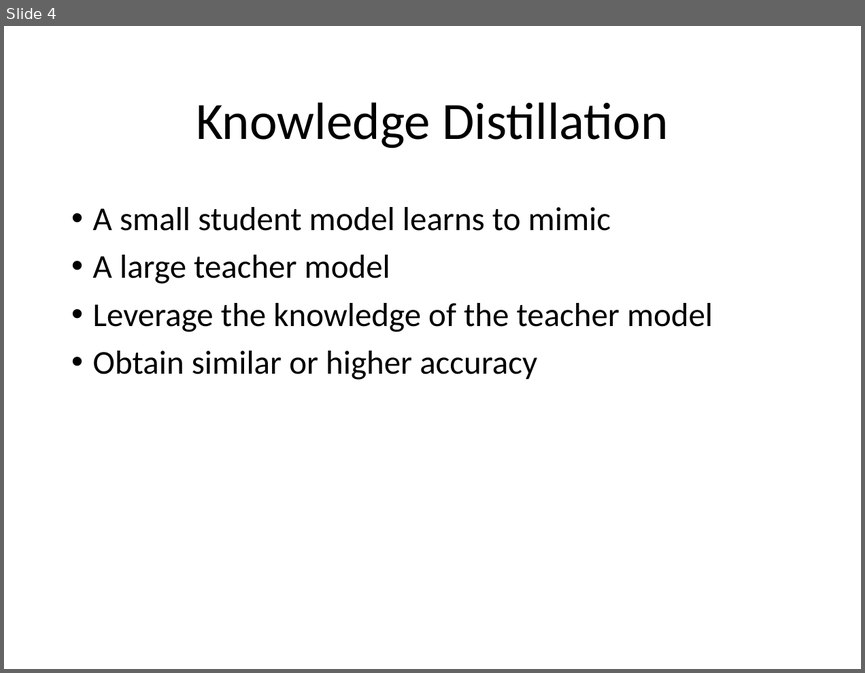
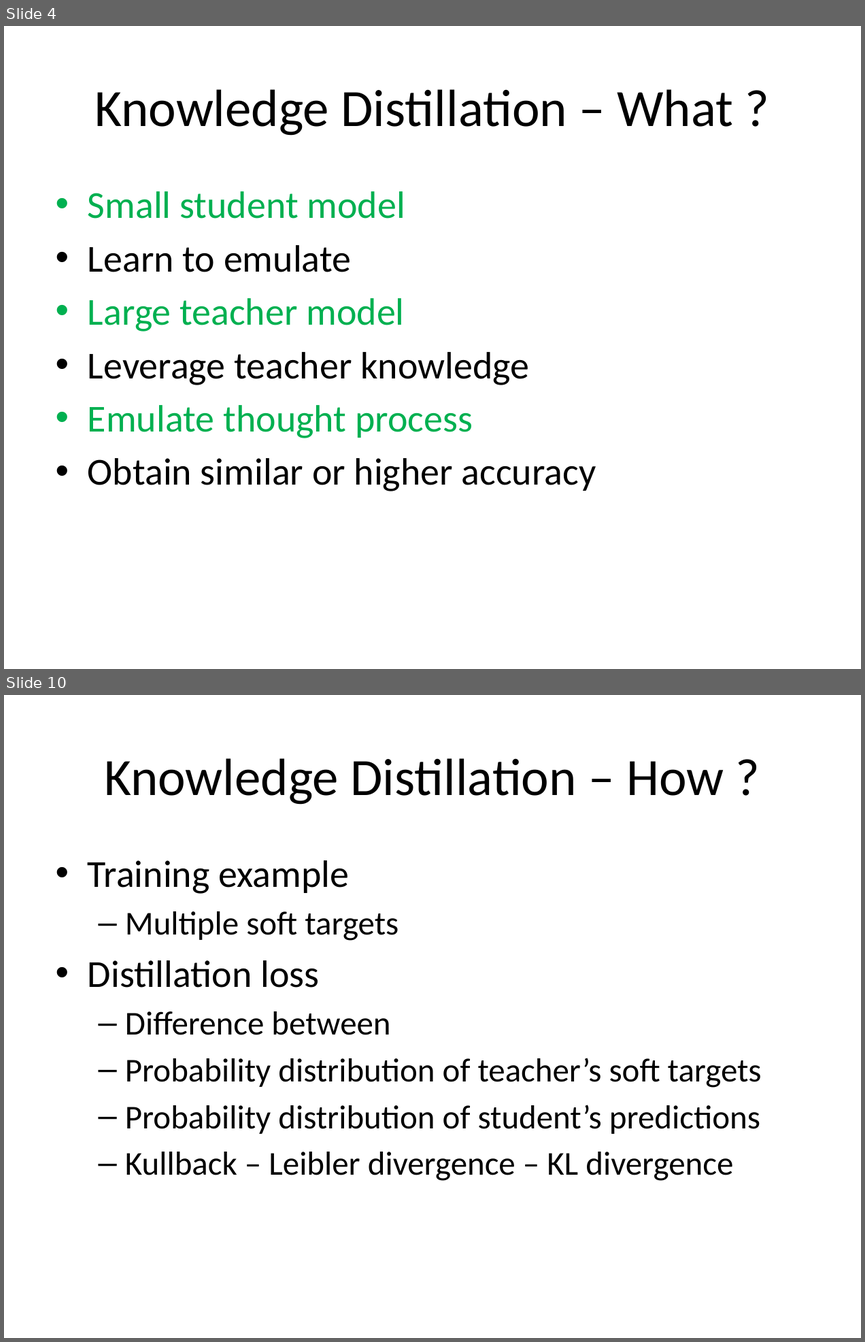
Before and after one commit to look4pritam/KnowledgeDistillation, a slide deck: Presentations/KnowledgeDistillation.pptx. Shown one above the other, each under a label of ours: slide 4 before the commit, slides 4 and 10 after it; the slides between them are not shown. The pictures are 865x673 and 865x1342 pixels, drawn with LibreOffice and Linux fonts; fonts in the diff are those of the drawing. Boxes give left, top, right and bottom in pixels: in the first picture for what was removed or moved away, otherwise in the second. Text is boxed around its words. In the diff, an @@ line names an element or a change of style, - is before the commit and + after.

```diff
--- a/Presentations/KnowledgeDistillation.pptx
+++ b/Presentations/KnowledgeDistillation.pptx
@@ slide 10 added at (4, 695, 861, 1338), background #FFFFFF @@
@@ title added at (104, 758, 723, 804), 44 pt, text #000000 @@
+Knowledge Distillation – How ?
@@ text added at (88, 860, 762, 1181), 28 pt, text #000000 @@
+• Training example
+  – Multiple soft targets
+• Distillation loss
+  – Difference between
+  – Probability distribution of teacher’s soft targets
+  – Probability distribution of student’s predictions
+  – Kullback – Leibler divergence – KL divergence
@@ slide 4 changed as well @@
@@ title at (94, 89, 733, 135): text changed @@
-Knowledge Distillation
+Knowledge Distillation – What ?
@@ text "Small student model": place and size @@
-text "Small student model" at (93, 207, 713, 380)
+text "Small student model" at (88, 191, 596, 491)
@@ text at (88, 191, 529, 438): text changed; size 28 to 32 pt; text colour #000000 to #00B050 @@
-• A small student model learns to mimic
-• A large teacher model
-• Leverage the knowledge of the teacher model
+• Small student model
+• Learn to emulate
+• Large teacher model
+• Leverage teacher knowledge
+• Emulate thought process
@@ text at (88, 458, 596, 491): size 28 to 32 pt in "Obtain similar or higher accuracy"; indent changed; line spacing 0.9 to 1; less space between paragraphs @@
```
Also in this commit, not shown: 9 other slides changed, 16 other slides added, 12 slides removed.
